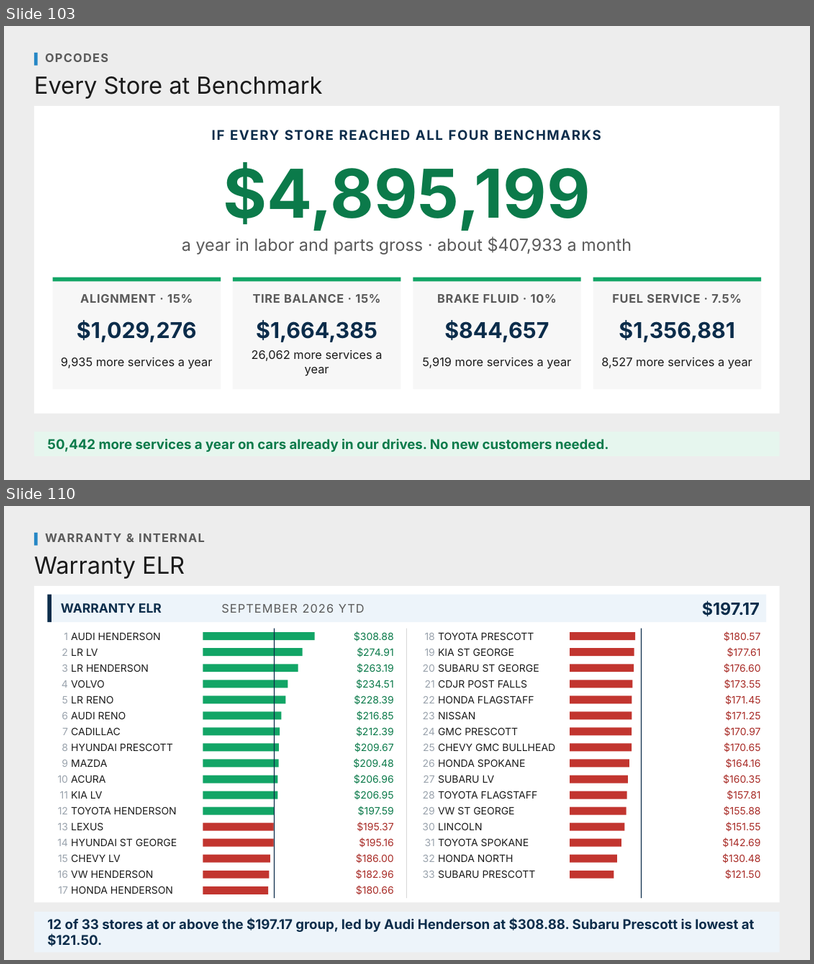
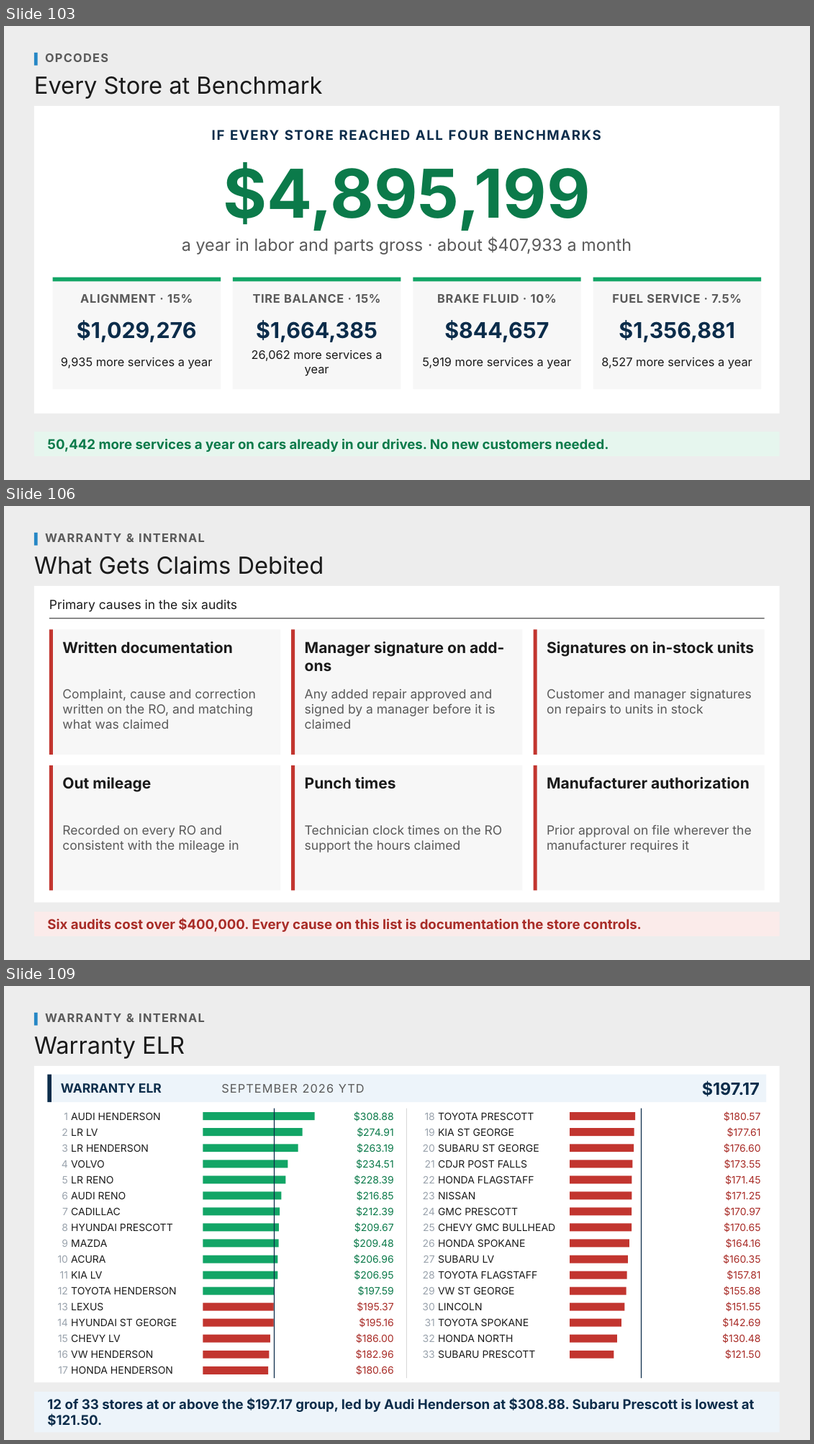
Before and after one commit to Ndresner/Noah, a slide deck: day2-deck/decks/Fixed Ops - Day 2 Example Test Deck.pptx. Shown one above the other, each under a label of ours: slides 103 and 110 before the commit, slides 103, 106 and 109 after it; the slides between them are not shown. The pictures are 814x964 and 814x1444 pixels, drawn with LibreOffice and Linux fonts; fonts in the diff are those of the drawing. Boxes give left, top, right and bottom in pixels: in the first picture for what was removed or moved away, otherwise in the second. Text is boxed around its words. In the diff, an @@ line names an element or a change of style, - is before the commit and + after.

```diff
--- a/day2-deck/decks/Fixed Ops - Day 2 Example Test Deck.pptx
+++ b/day2-deck/decks/Fixed Ops - Day 2 Example Test Deck.pptx
@@ slide 106 added at bbox=[4, 506, 810, 960], background #EDEDED @@
@@ rectangle added at bbox=[34, 533, 38, 546], fill #2587C5 @@
@@ text added at bbox=[45, 533, 205, 542], 14 pt, text #595959, bold @@
+WARRANTY & INTERNAL
@@ text added at bbox=[34, 556, 324, 574], 28 pt, text #1A1A1A @@
+What Gets Claims Debited
@@ rectangle added at bbox=[34, 586, 780, 902], fill #FFFFFF @@
@@ text added at bbox=[49, 600, 237, 612], 15 pt, text #1A1A1A @@
+Primary causes in the six audits
@@ rectangle added at bbox=[49, 618, 765, 618], fill #1A1A1A @@
@@ rectangle added at bbox=[49, 629, 280, 754], fill #F7F7F7 @@
@@ rectangle added at bbox=[49, 629, 53, 754], fill #C2352F @@
@@ rectangle added at bbox=[291, 629, 522, 754], fill #F7F7F7 @@
@@ rectangle added at bbox=[291, 629, 295, 754], fill #C2352F @@
@@ rectangle added at bbox=[534, 629, 765, 754], fill #F7F7F7 @@
@@ rectangle added at bbox=[534, 629, 538, 754], fill #C2352F @@
@@ text added at bbox=[62, 641, 233, 653], 18 pt, text #1A1A1A, bold @@
+Written documentation
@@ text added at bbox=[305, 641, 504, 672], 18 pt, text #1A1A1A, bold @@
+Manager signature on add-ons
@@ text added at bbox=[547, 641, 754, 656], 18 pt, text #1A1A1A, bold @@
+Signatures on in-stock units
@@ text added at bbox=[62, 689, 256, 728], 15 pt, text #595959 @@
+Complaint, cause and correction written on the RO, and matching what was claimed
@@ text added at bbox=[305, 689, 495, 728], 15 pt, text #595959 @@
+Any added repair approved and signed by a manager before it is claimed
@@ text added at bbox=[547, 689, 752, 716], 15 pt, text #595959 @@
+Customer and manager signatures on repairs to units in stock
@@ rectangle added at bbox=[49, 765, 280, 890], fill #F7F7F7 @@
@@ rectangle added at bbox=[49, 765, 53, 890], fill #C2352F @@
@@ text added at bbox=[62, 777, 151, 792], 18 pt, text #1A1A1A, bold @@
+Out mileage
@@ rectangle added at bbox=[291, 765, 522, 890], fill #F7F7F7 @@
@@ rectangle added at bbox=[291, 765, 295, 890], fill #C2352F @@
@@ text added at bbox=[305, 777, 396, 789], 18 pt, text #1A1A1A, bold @@
+Punch times
@@ rectangle added at bbox=[534, 765, 765, 890], fill #F7F7F7 @@
@@ rectangle added at bbox=[534, 765, 538, 890], fill #C2352F @@
@@ text added at bbox=[547, 777, 750, 788], 18 pt, text #1A1A1A, bold @@
+Manufacturer authorization
@@ text added at bbox=[62, 825, 239, 852], 15 pt, text #595959 @@
+Recorded on every RO and consistent with the mileage in
@@ text added at bbox=[305, 825, 503, 852], 15 pt, text #595959 @@
+Technician clock times on the RO support the hours claimed
@@ text added at bbox=[547, 824, 751, 852], 15 pt, text #595959 @@
+Prior approval on file wherever the manufacturer requires it
@@ rectangle added at bbox=[34, 911, 780, 936], fill #FBEBEA @@
@@ text added at bbox=[47, 917, 642, 932], 16 pt, text #A82B26, bold @@
+Six audits cost over $400,000. Every cause on this list is documentation the store controls.
@@ what was slide 110 is now slide 109 @@
```
Also in this commit, not shown: 9 slides changed, 1 other slide added, 14 other files.
